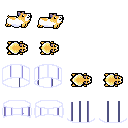
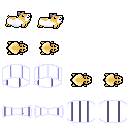
Before/after of a 128×128 layered artwork. What changed in the layer stack:
painted on "Layer" over [3,100,63,105]
painted on "Layer #1" over [6,79,127,105]
